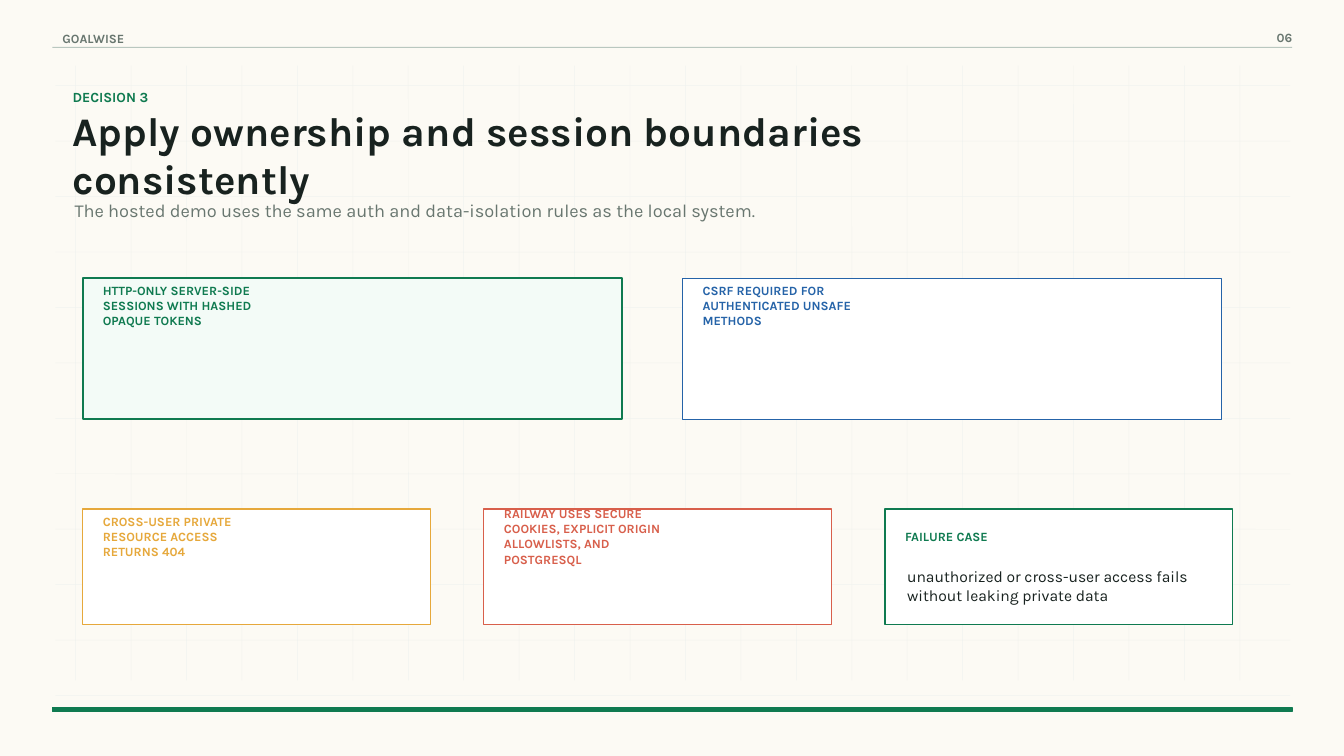
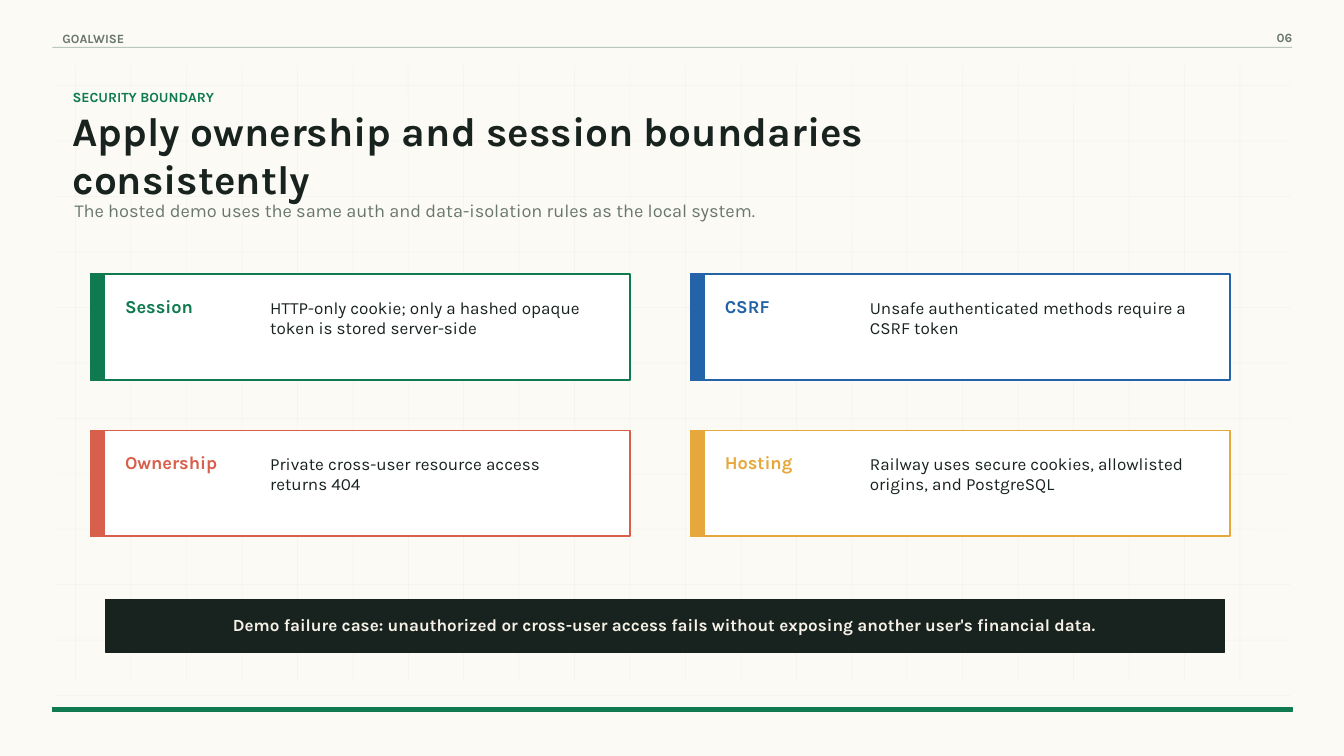
Before and after one commit to NatiSeifu/goal-wise, a slide deck: slide 6 of docs/final-demo-deck/dist/goalwise-final-demo-high-end-v2.pptx. Drawn at 1344x756 pixels with LibreOffice and Linux fonts; fonts in the diff are those of the drawing. Boxes give left, top, right and bottom in pixels: in the first picture for what was removed or moved away, otherwise in the second. Text is boxed around its words. In the diff, an @@ line names an element or a change of style, - is before the commit and + after.

Commit message:
docs: fix final demo security slide layout

```diff
--- a/docs/final-demo-deck/dist/goalwise-final-demo-high-end-v2.pptx
+++ b/docs/final-demo-deck/dist/goalwise-final-demo-high-end-v2.pptx
@@ text at bbox=[73, 92, 214, 102]: text changed @@
-DECISION 3
+SECURITY BOUNDARY
@@ rectangle: place and size @@
-rectangle at bbox=[83, 278, 622, 419]
+rectangle at bbox=[91, 274, 630, 380]
@@ rectangle at bbox=[91, 274, 630, 380]: fill #F3FBF7 to #FFFFFF; outline #0F7A50 1.4 pt to #0F7A50 1.2 pt @@
@@ rectangle added at bbox=[91, 274, 105, 380], fill #0F7A50, outline #0F7A50 1 pt @@
@@ text removed at bbox=[103, 286, 252, 328] @@
-HTTP-ONLY SERVER-SIDE SESSIONS WITH HASHED OPAQUE TOKENS
@@ rectangle: place and size @@
-rectangle at bbox=[683, 278, 1222, 419]
+rectangle at bbox=[691, 274, 1230, 380]
@@ rectangle at bbox=[691, 274, 1230, 380]: outline #2563A8 0.8 pt to #2563A8 1.2 pt @@
@@ rectangle added at bbox=[691, 274, 705, 380], fill #2563A8, outline #2563A8 1 pt @@
@@ text added at bbox=[125, 300, 193, 314], 13 pt, text #0F7A50, bold @@
+Session
@@ text added at bbox=[270, 302, 580, 334], 12.2 pt, text #18221F @@
+HTTP-only cookie; only a hashed opaque token is stored server-side
@@ text at bbox=[725, 301, 770, 314]: text changed; size 9 to 13 pt @@
-CSRF REQUIRED FOR AUTHENTICATED UNSAFE METHODS
+CSRF
@@ text added at bbox=[870, 302, 1185, 334], 12.2 pt, text #18221F @@
+Unsafe authenticated methods require a CSRF token
@@ rectangle: place and size @@
-rectangle at bbox=[484, 509, 832, 625]
+rectangle at bbox=[91, 431, 105, 536]
@@ rectangle at bbox=[91, 431, 105, 536]: fill #FFFFFF to #D85F4B; outline #D85F4B 0.8 pt to #D85F4B 1 pt @@
@@ rectangle added at bbox=[91, 431, 630, 536], fill #FFFFFF, outline #D85F4B 1.2 pt @@
@@ rectangle: place and size @@
-rectangle at bbox=[885, 509, 1233, 625]
+rectangle at bbox=[691, 431, 1230, 536]
@@ rectangle at bbox=[691, 431, 1230, 536]: outline #0F7A50 0.8 pt to #E6A83B 1.2 pt @@
@@ rectangle added at bbox=[691, 431, 705, 536], fill #E6A83B, outline #E6A83B 1 pt @@
@@ text added at bbox=[125, 456, 217, 474], 13 pt, text #D85F4B, bold @@
+Ownership
@@ text at bbox=[270, 458, 540, 490]: text changed; size 9 to 12.2 pt; text colour #E6A83B to #18221F; bold off @@
-CROSS-USER PRIVATE RESOURCE ACCESS RETURNS 404
+Private cross-user resource access returns 404
@@ text added at bbox=[725, 456, 793, 474], 13 pt, text #E6A83B, bold @@
+Hosting
@@ text at bbox=[870, 458, 1183, 494]: text changed; size 9 to 12.2 pt; text colour #D85F4B to #18221F; bold off @@
-RAILWAY USES SECURE COOKIES, EXPLICIT ORIGIN ALLOWLISTS, AND POSTGRESQL
+Railway uses secure cookies, allowlisted origins, and PostgreSQL
@@ rectangle removed at bbox=[83, 509, 431, 625] @@
@@ text removed at bbox=[905, 532, 988, 541] @@
-FAILURE CASE
@@ rectangle added at bbox=[106, 600, 1225, 652], fill #18221F, outline #18221F 1 pt @@
@@ text at bbox=[233, 619, 1095, 636]: text changed; size 11.2 to 12.2 pt; text colour #18221F to #F6F1E7; bold on @@
-unauthorized or cross-user access fails without leaking private data
+Demo failure case: unauthorized or cross-user access fails without exposing another user's financial data.
```
Also in this commit, not shown: 2 other files.
